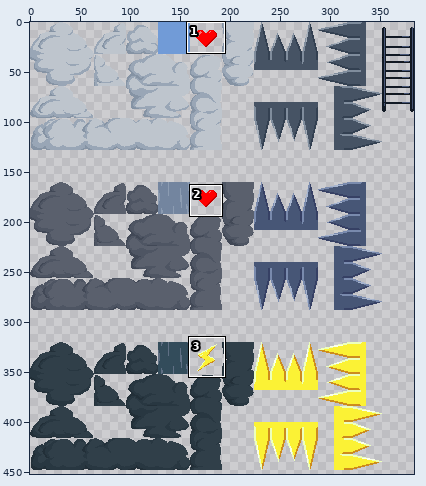
Sprite sheet -- assets/tileset.png. Above: a wide view before the commit, with the close-up outlined.
Close-up. Old version:
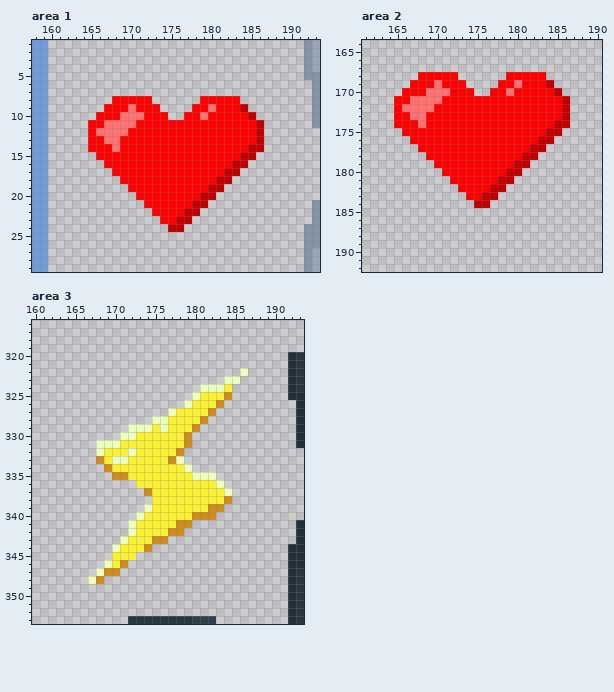
The file is 384x480 pixels. Colours within 5 levels of each other are drawn and written as one. Shown: area 1: x 158..193, y 1..29; area 2: x 161..190, y 164..192; area 3: x 160..193, y 316..353. The wide view leaves out empty margins.
The result:
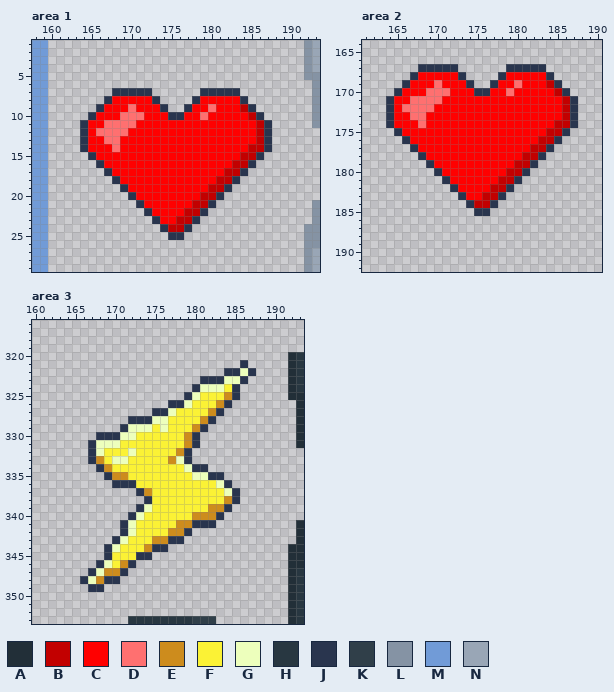
Palette (. is transparent): A #222f38  B #c20000  C #ff0000  D #ff7070  E #cd8c1d  F #fbf235  G #edffbc  H #283741  J #29354e  K #303f49  L #8593a4  M #719bd7  N #99a6b6
Diff:
Area 1:
y 7: x 168..172 ..... -> JJJJJ; x 179..183 ..... -> JJJJJ
y 8: x 167 . -> J; x 173 . -> J; x 178 . -> J; x 184 . -> J
y 9: x 166 . -> J; x 174 . -> J; x 177 . -> J; x 185 . -> J
y 10: x 165 . -> J; x 175..176 .. -> JJ; x 186 . -> J
y 11..14: x 164 . -> J; x 187 . -> J
y 15: x 165 . -> J; x 186 . -> J
y 16: x 166 . -> J; x 185 . -> J
y 17: x 167 . -> J; x 184 . -> J
y 18: x 168 . -> J; x 183 . -> J
y 19: x 169 . -> J; x 182 . -> J
y 20: x 170 . -> J; x 181 . -> J
y 21: x 171 . -> J; x 180 . -> J
y 22: x 172 . -> J; x 179 . -> J
y 23: x 173 . -> J; x 178 . -> J
y 24: x 174 . -> J; x 177 . -> J
y 25: x 175..176 .. -> JJ
Area 2:
y 167: x 168..172 ..... -> JJJJJ; x 179..183 ..... -> JJJJJ
y 168: x 167 . -> J; x 173 . -> J; x 178 . -> J; x 184 . -> J
y 169: x 166 . -> J; x 174 . -> J; x 177 . -> J; x 185 . -> J
y 170: x 165 . -> J; x 175..176 .. -> JJ; x 186 . -> J
y 171..174: x 164 . -> J; x 187 . -> J
y 175: x 165 . -> J; x 186 . -> J
y 176: x 166 . -> J; x 185 . -> J
y 177: x 167 . -> J; x 184 . -> J
y 178: x 168 . -> J; x 183 . -> J
y 179: x 169 . -> J; x 182 . -> J
y 180: x 170 . -> J; x 181 . -> J
y 181: x 171 . -> J; x 180 . -> J
y 182: x 172 . -> J; x 179 . -> J
y 183: x 173 . -> J; x 178 . -> J
y 184: x 174 . -> J; x 177 . -> J
y 185: x 175..176 .. -> JJ
Area 3:
y 321: x 186 . -> J
y 322: x 184..185 .. -> JJ; x 187 . -> J
y 323: x 181..183 ... -> JJJ; x 186 . -> J
y 324: x 180 . -> J; x 185 . -> J
y 325: x 179 . -> J; x 185 . -> J
y 326: x 177..178 .. -> JJ; x 184 . -> J
y 327: x 175..176 .. -> JJ; x 183 . -> J
y 328: x 172..174 ... -> JJJ; x 182 . -> J
y 329: x 171 . -> J; x 181 . -> J
y 330: x 168..170 ... -> JJJ; x 180 . -> J
y 331: x 167 . -> J; x 180 . -> J
y 332..333: x 167 . -> J; x 179 . -> J
y 334: x 168 . -> J; x 180..181 .. -> JJ
y 335: x 169 . -> J; x 182..183 G. -> JJ
y 336: x 170..172 ... -> JJJ; x 184 . -> J
y 337: x 173 . -> J; x 185 . -> J
y 338: x 174 . -> J; x 185 . -> J
y 339: x 173 . -> J; x 184 . -> J
y 340: x 172 . -> J; x 183 . -> J
y 341: x 171 . -> J; x 180..182 ... -> JJJ
y 342: x 171 . -> J; x 179 . -> J
y 343: x 170 . -> J; x 177..178 .. -> JJ
y 344: x 169 . -> J; x 175..176 .. -> JJ
y 345: x 169 . -> J; x 173..174 .. -> JJ
y 346: x 168 . -> J; x 172 . -> J
y 347: x 167 . -> J; x 171 . -> J
y 348: x 166 . -> J; x 169..170 .. -> JJ
y 349: x 167..168 .. -> JJ
Changed places in both close-ups, as pixel boxes (x1, y1, x2, y2):
added: (80, 88, 272, 240)
added: (386, 64, 578, 216)
changed: (80, 360, 256, 592)
